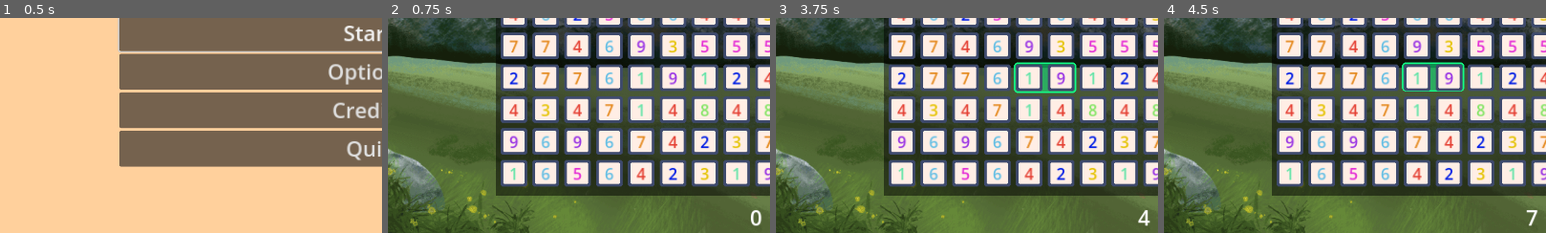
Above: before the commit, frames 1-4 (left to right).
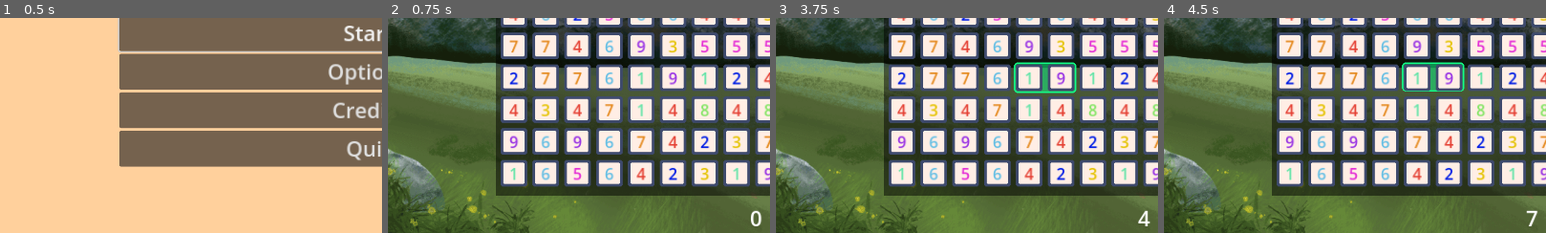
Above: after the commit, the same moments.

Repository: Yngwarr/tens
Game: Godot game, scene res://scenes/MainMenu.tscn
The game is run twice, just before and just after one commit, with the same random seed, the same clock (stepped at 60 frames per second) and the same inputs.
Inputs (mouse positions are % of the whole screen's width and height, from its top left):
- Up to frame 1 (0.5 s): no input
- Up to frame 2 (0.75 s): click "Start" at 0.5 s
- Up to frame 3 (3.75 s): click (91, 49) at 1.25 s; click (91, 49) at 2 s; click (91, 49) at 2.75 s; tap Enter at 3.5 s; move the mouse to (18, 12) at 3.52 s; click (18, 12) at 3.67 s
- Up to frame 4 (4.5 s): tap Space at 4.25 s; move the mouse to (22, 12) at 4.27 s; click (22, 12) at 4.42 s
The pictures show only the part of the screen within x 2-52%, y 50-100%; the shares and areas given below are measured in that part.

Frame 1 is identical in both runs. In frame 2, less than 0.1% of the frame differs, in the area x 95-98%, y 89-97%; in frame 3, less than 0.1%; in frame 4, less than 0.1%, in the area x 94-98%, y 89-97%.

Commit message:
hide sum by default

Diff:
--- a/scenes/Game.tscn
+++ b/scenes/Game.tscn
@@ -47,7 +47,7 @@
 hint = NodePath("Hint")
 grid = NodePath("Grid")
 solver = NodePath("Solver")
-sum_label = NodePath("HUD/HBoxContainer/Sum")
+sum_label = NodePath("HUD/Sum")
 score_label = NodePath("HUD/ScoreLabel")
 hint_button = NodePath("HUD/Hint")
 
@@ -97,17 +97,10 @@
 texture_hover = ExtResource("5_tffks")
 texture_click_mask = ExtResource("6_tlvfk")
 
-[node name="HBoxContainer" type="HBoxContainer" parent="HUD"]
-anchors_preset = 12
-anchor_top = 1.0
-anchor_right = 1.0
-anchor_bottom = 1.0
-offset_top = -45.0
-grow_horizontal = 2
-grow_vertical = 0
-
-[node name="Sum" type="Label" parent="HUD/HBoxContainer"]
-layout_mode = 2
+[node name="Sum" type="Label" parent="HUD"]
+offset_top = 603.0
+offset_right = 1152.0
+offset_bottom = 648.0
 size_flags_horizontal = 3
 theme_override_font_sizes/font_size = 32
 text = "0"
Not shown, changed: TODO.md
